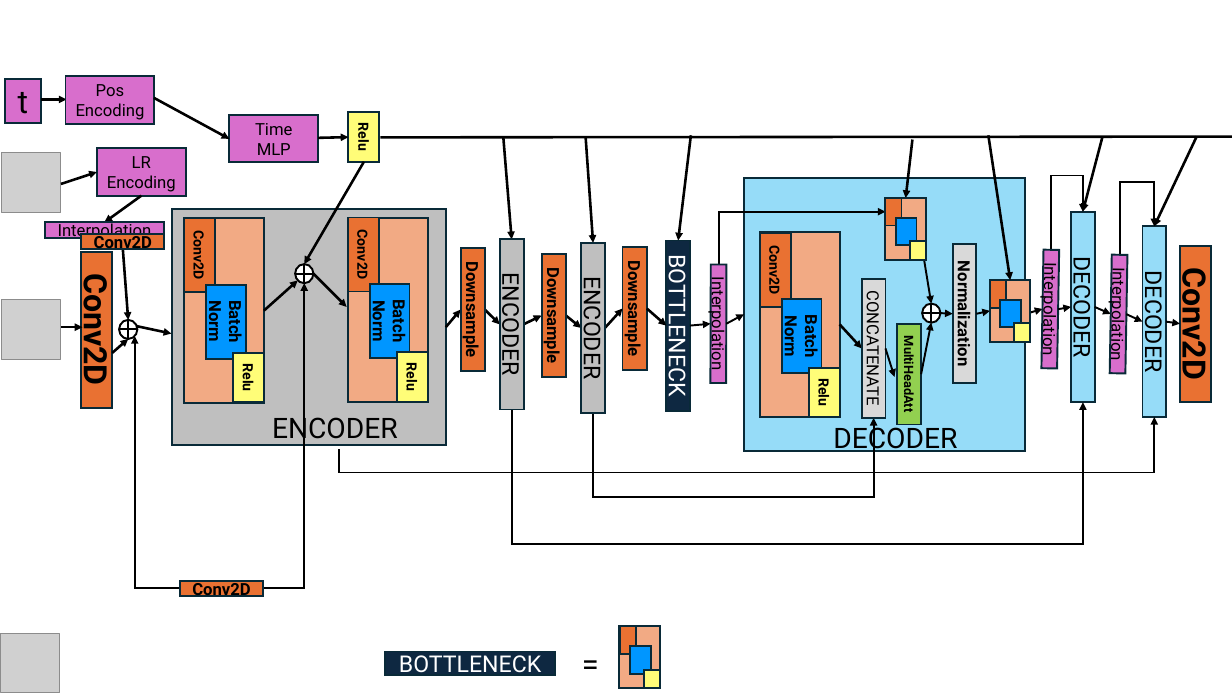
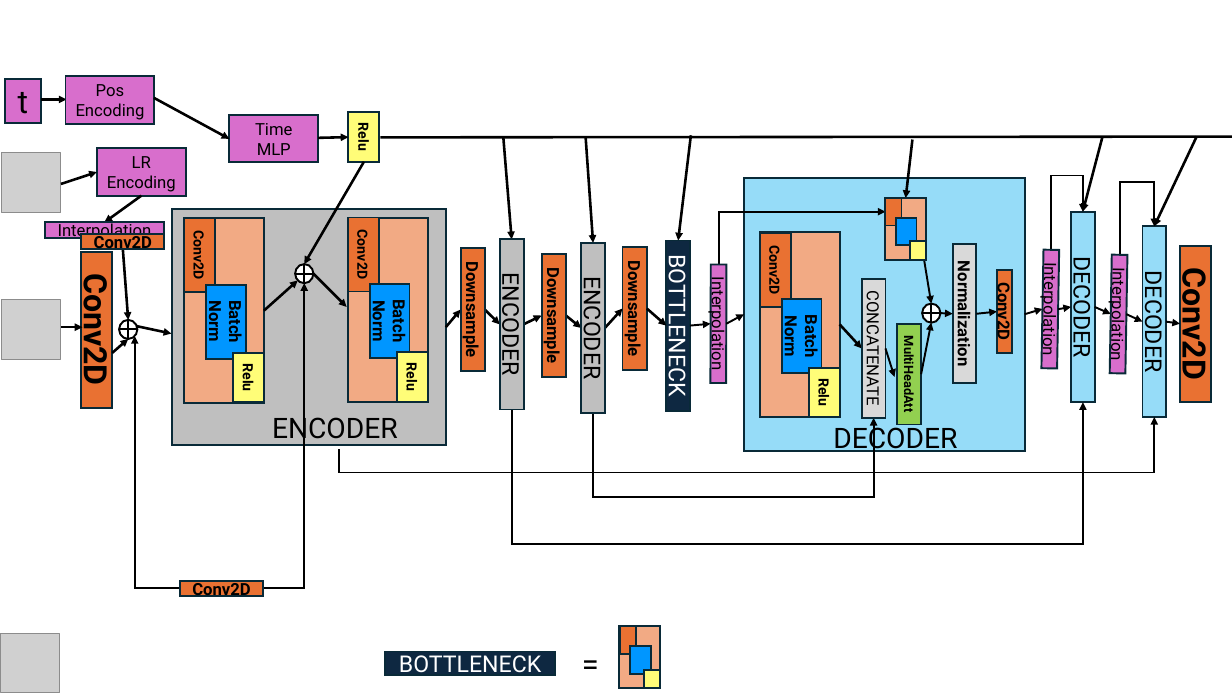
Before and after one commit to AdrianoEttari/pansharpening, a slide deck: slide 15 of models_representation.pptx (slide 11 before the commit). Drawn at 1232x693 pixels with LibreOffice and Linux fonts; fonts in the diff are those of the drawing; grey boxes stand for pictures. Boxes give left, top, right and bottom in pixels: in the first picture for what was removed or moved away, otherwise in the second. Text is boxed around its words. In the diff, an @@ line names an element or a change of style, - is before the commit and + after.

```diff
--- a/models_representation.pptx
+++ b/models_representation.pptx
@@ arrow removed from (989, 135) to (1010, 280) @@
@@ rectangle removed at (990,280,1031,342) @@
@@ rectangle removed at (990,280,1006,307) @@
@@ rectangle added at (997,270,1012,353), fill #E97132, outline #092A39 1.5 pt, 13 pt, text #000000, bold @@
+Conv2D
@@ rectangle removed at (1001,299,1021,327) @@
@@ arrow moved from (977, 314) - (990, 311) to (977, 314) - (997, 311) @@
@@ rectangle removed at (1015,323,1031,342) @@
```
Also in this commit, not shown: 3 other slides changed, 4 slides added, 3 other files.
